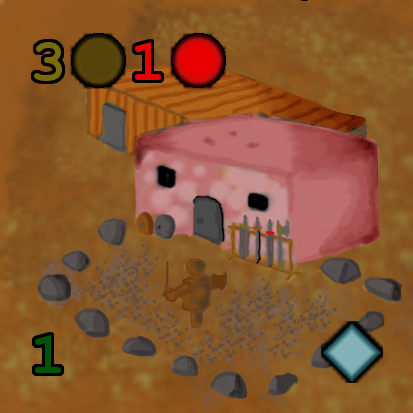
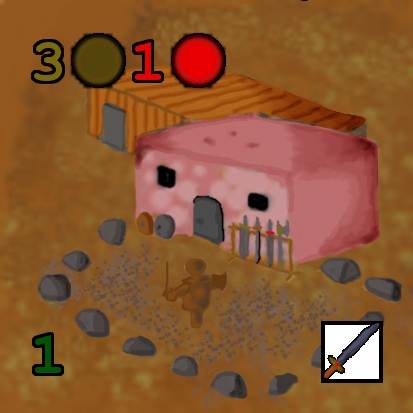
Two versions of the same layered image (413x413). Layer-by-layer changes:
hid "Icono Guardian 2.png" over <box>321,321,383,383</box>
added layer "Icono T2 Soldado.png" above "BordeTexto" over <box>321,321,383,383</box>
